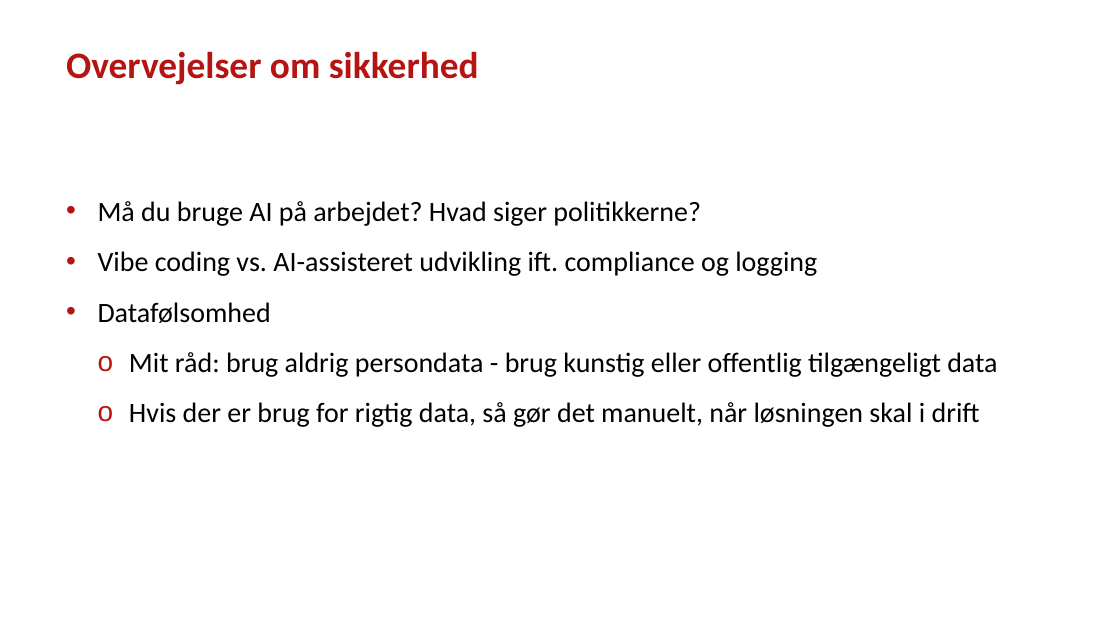
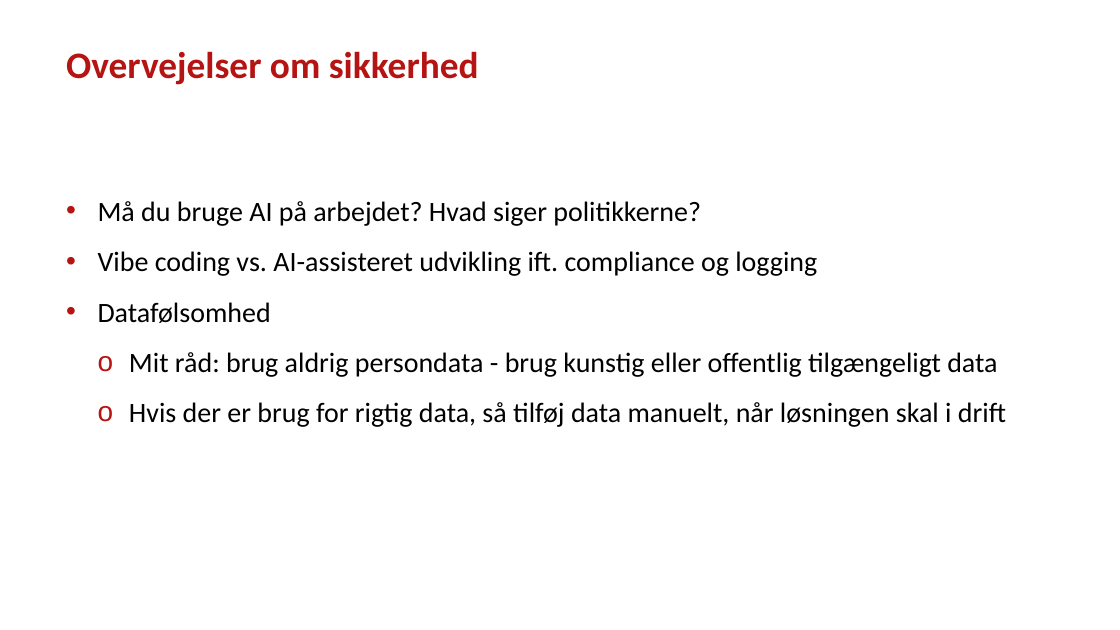
Before and after one commit to steenhulthin/vibe-coding-kortdage-2025, a slide deck: slide 20 of Vibe coding og AI-assisteret udvikling af geodata-dashboards - Steen Hulthin Rasmussen - SSI - 14.11.2025.pptx (slide 19 before the commit). Drawn at 1120x630 pixels with LibreOffice and Linux fonts; fonts in the diff are those of the drawing; background and template pictures are left out. Boxes give left, top, right and bottom in pixels: in the first picture for what was removed or moved away, otherwise in the second. Text is boxed around its words. In the diff, an @@ line names an element or a change of style, - is before the commit and + after.

Commit message:
tilføj mere powerpoint præsentation

```diff
--- a/Vibe coding og AI-assisteret udvikling af geodata-dashboards - Steen Hulthin Rasmussen - SSI - 14.11.2025.pptx
+++ b/Vibe coding og AI-assisteret udvikling af geodata-dashboards - Steen Hulthin Rasmussen - SSI - 14.11.2025.pptx
@@ text at [129, 402, 1006, 427]: text changed @@
-  o Hvis der er brug for rigtig data, så gør det manuelt, når løsningen skal i drift
+  o Hvis der er brug for rigtig data, så tilføj data manuelt, når løsningen skal i drift
```
Also in this commit, not shown: 10 other slides changed, 1 slide added.
